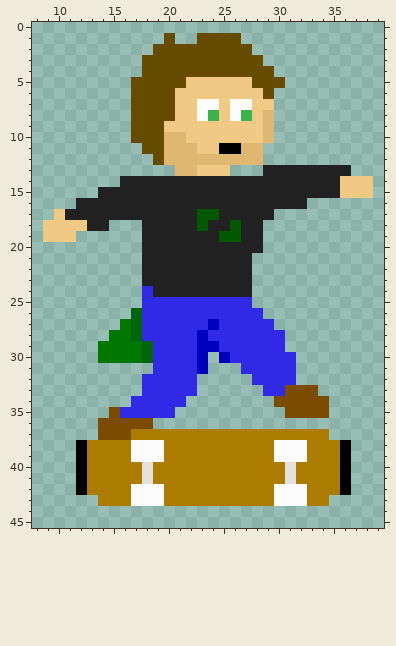
One commit to this pixel-art sprite: characters/people/sprites/kickflip_2.png. The first picture shows the starting point.
The file is 48x48 pixels. Colours within 5 levels of each other are drawn and written as one. Shown: x 8..39, y 0..45.
The same view after the edit:
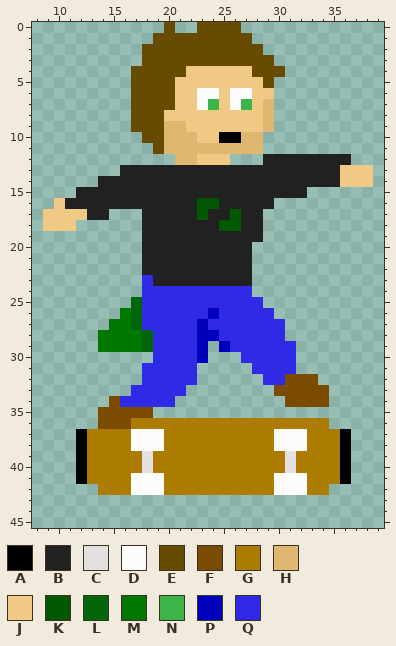
Palette (. is transparent): A #000000  B #212121  C #e5e0e0  D #fcfcfc  E #674b00  F #7b4c00  G #ac7c00  H #e0b770  J #f0c985  K #005800  L #00650b  M #007800  N #39b54a  P #0000bc  Q #302ae7
Author's note on the commit: Re-import kickflip animations to correct alignment
Changes in this commit:
Changed rows in their new state; - is an unchanged pixel.
first column x 9:
 0 -----------E--EEEE------------
 1 ----------E-EE----E-----------
 2 ---------E---------E----------
 3 --------------------E---------
 4 --------E----JJJJJJ--E--------
 5 ------------J------J-.--------
 6 --------------DD-DD-J---------
 7 ---------------N--N-H---------
 8 -----------J--JJ-JJ-----------
 9 -----------HH-----------------
10 --------.----H--AAHH.---------
11 ---------.----HHHH------------
12 ----------..--JJJ...BBBBBBBB--
13 -------BBBBBBBBBBBBB-------JJJ
14 -----BB-----------------------
15 ---BB-------------------......
16 -JB-----------KK-----...------
17 J-JJ--...------B-K--.---------
18 ---...--------B-K-------------
19 ...-------------BB------------
20 -------------------.----------
23 ---------Q--------------------
24 ----------QQQQQQQQQ-----------
25 --------L----------Q----------
26 -------M-------P----Q---------
27 ------M-------PQ-----Q--------
28 -----M--ML-----P--------------
29 ---------------.P-----Q-------
30 -----.....------..------------
31 ---------Q----.---.-----------
32 -------------------.--FFF-----
33 --------Q----.------.F---F----
34 ------FQ----.--------.--------
35 -----F-FFF..----------....----
36 --------GGGGGGGGGGGGGGGGGG----
37 ---AGGGGDDD----------DDD--GA--
39 --------GCG----------GCG------
41 --------DDD----------DDD------
42 ---..---------------------..--
43 -----.....................----
